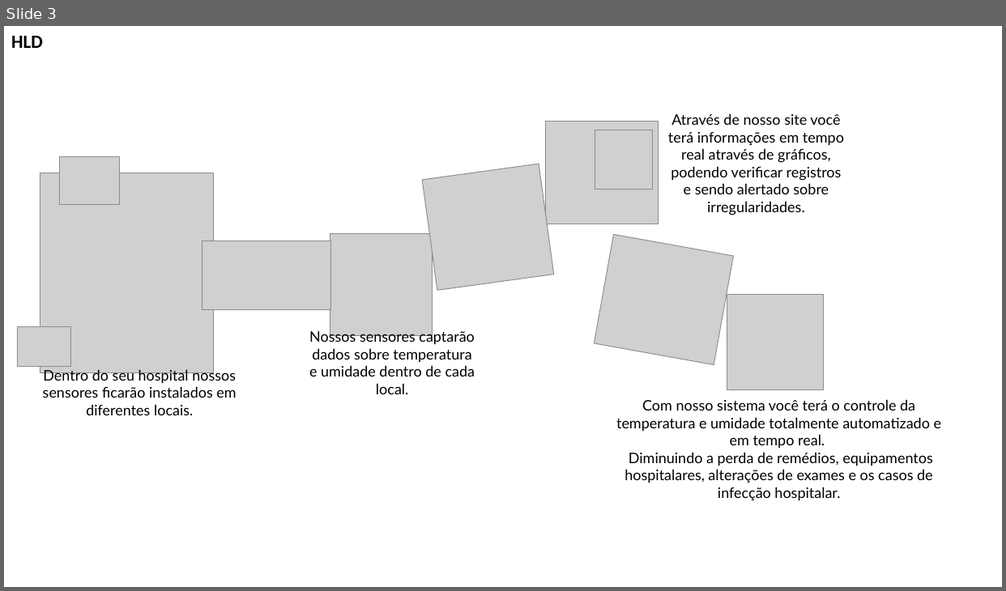
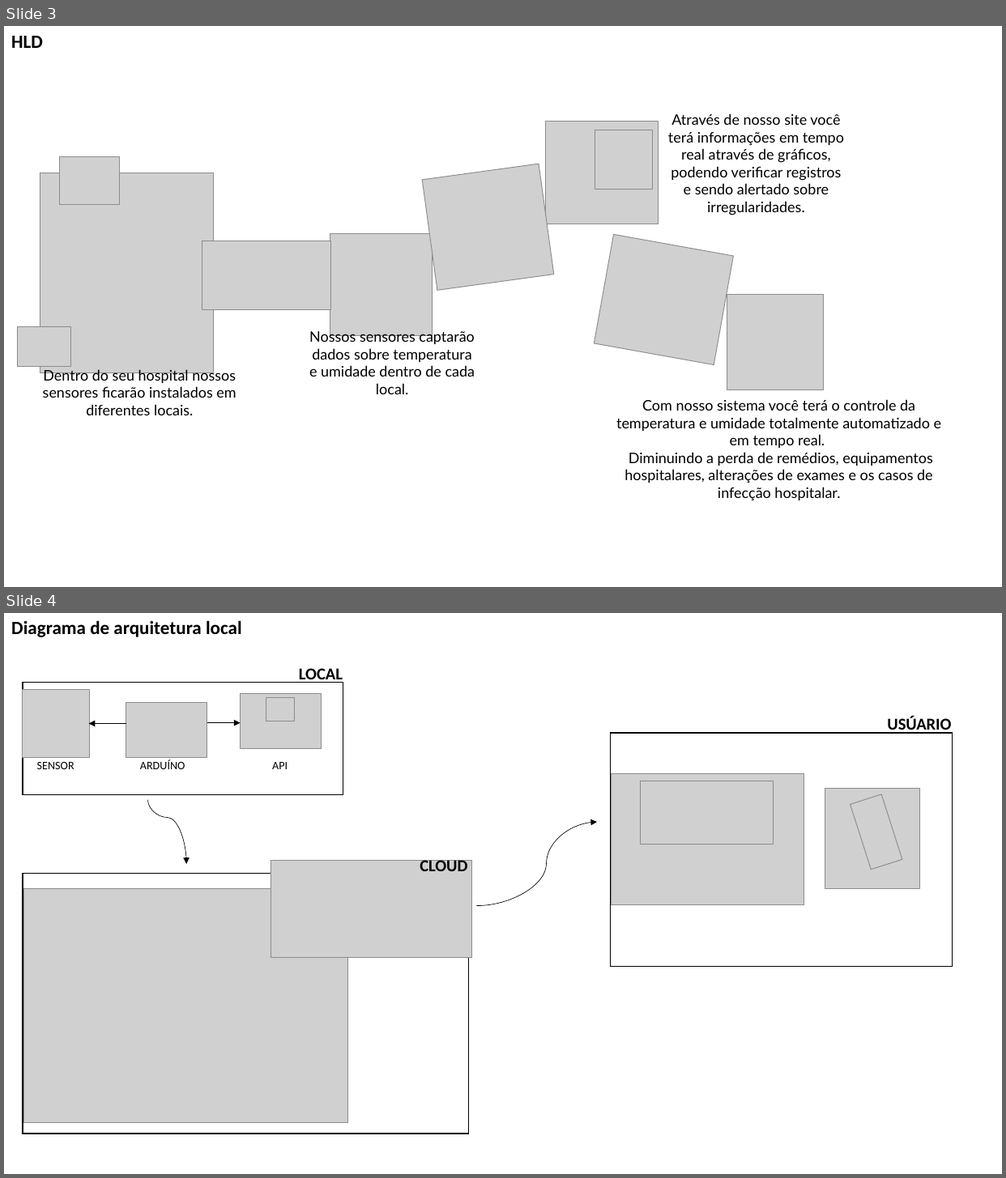
Before and after one commit to victorsamir-bandtec/Sersor-Vital, a slide deck: Desenhos/hldelld.pptx. Shown one above the other, each under a label of ours: slide 3 before the commit, slides 3 and 4 after it. The pictures are 1006x591 and 1006x1178 pixels, drawn with LibreOffice and Linux fonts; fonts in the diff are those of the drawing; grey boxes stand for pictures. Boxes give left, top, right and bottom in pixels: in the first picture for what was removed or moved away, otherwise in the second. Text is boxed around its words. In the diff, an @@ line names an element or a change of style, - is before the commit and + after.

Commit message:
diagrama de arq local

```diff
--- a/Desenhos/hldelld.pptx
+++ b/Desenhos/hldelld.pptx
@@ slide 4 added at (4, 613, 1002, 1174), background #FFFFFF @@
@@ title added at (11, 620, 242, 637), 18 pt, text #000000, bold @@
+Diagrama de arquitetura local
@@ group added at (22, 668, 343, 794): 4 pictures, 4 texts, 2 arrows, 1 rectangle @@
+SENSOR
+ARDUÍNO
+API
+LOCAL
@@ group added at (611, 716, 953, 967): 4 pictures, 1 rectangle, 1 text @@
+USÚARIO
@@ curved arrow added from (147, 800) to (187, 864), #000000 0.5 pt @@
@@ curved arrow added from (476, 905) to (597, 822), #000000 0.5 pt @@
@@ group added at (23, 858, 472, 1134): 2 pictures, 1 rectangle, 1 text @@
+CLOUD
```
Also in this commit, not shown: 1 other file.
